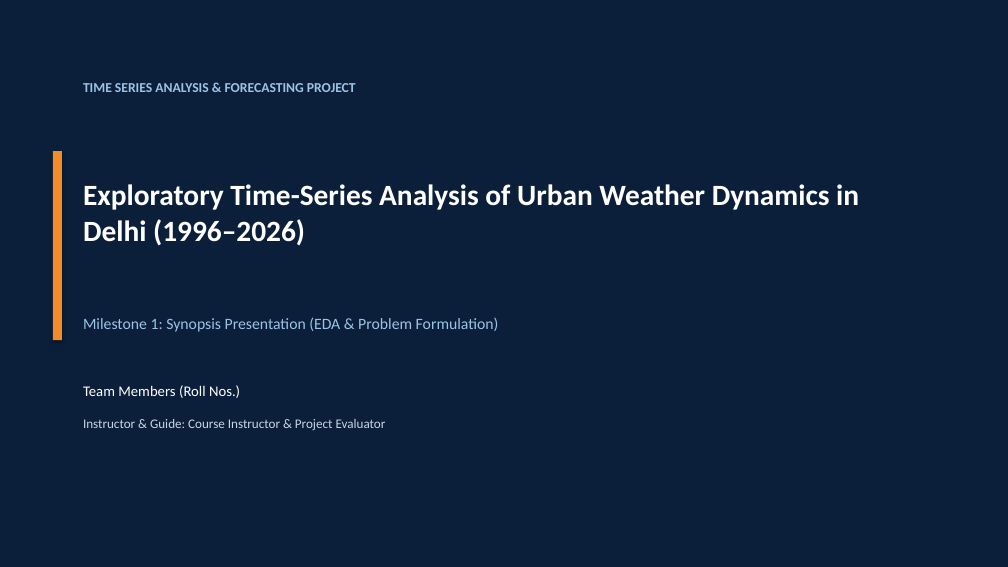
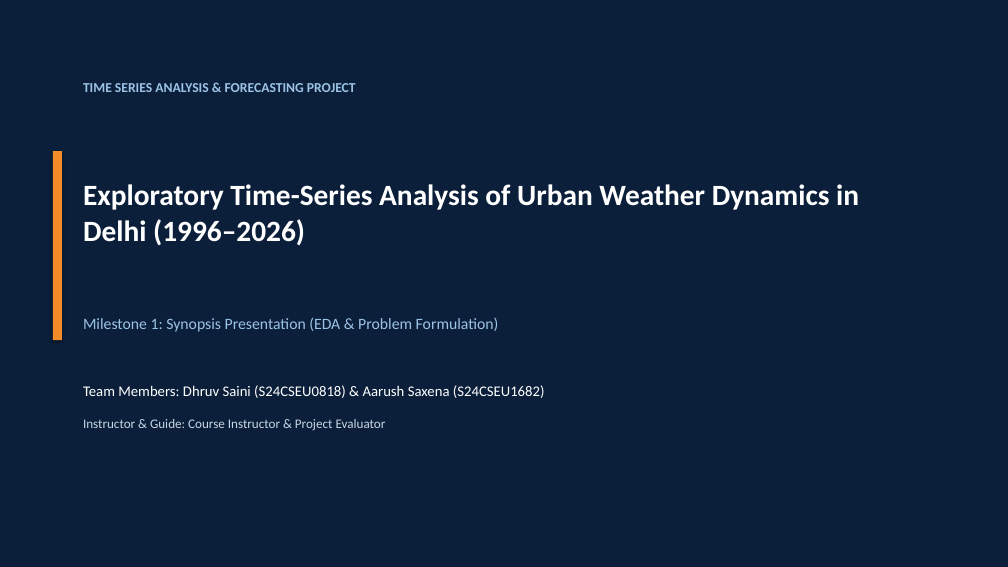
Before and after one commit to dhruvsaini-code/weather-forecasting, a slide deck: slide 1 of milestone1_output/Milestone1_Synopsis.pptx. Drawn at 1008x567 pixels with LibreOffice and Linux fonts; fonts in the diff are those of the drawing. Boxes give left, top, right and bottom in pixels: in the first picture for what was removed or moved away, otherwise in the second. Text is boxed around its words. In the diff, an @@ line names an element or a change of style, - is before the commit and + after.

```diff
--- a/milestone1_output/Milestone1_Synopsis.pptx
+++ b/milestone1_output/Milestone1_Synopsis.pptx
@@ text at [83,385,545,398]: text changed @@
-Team Members (Roll Nos.)
+Team Members: Dhruv Saini (S24CSEU0818) & Aarush Saxena (S24CSEU1682)
```
Also in this commit, not shown: 21 other files.
